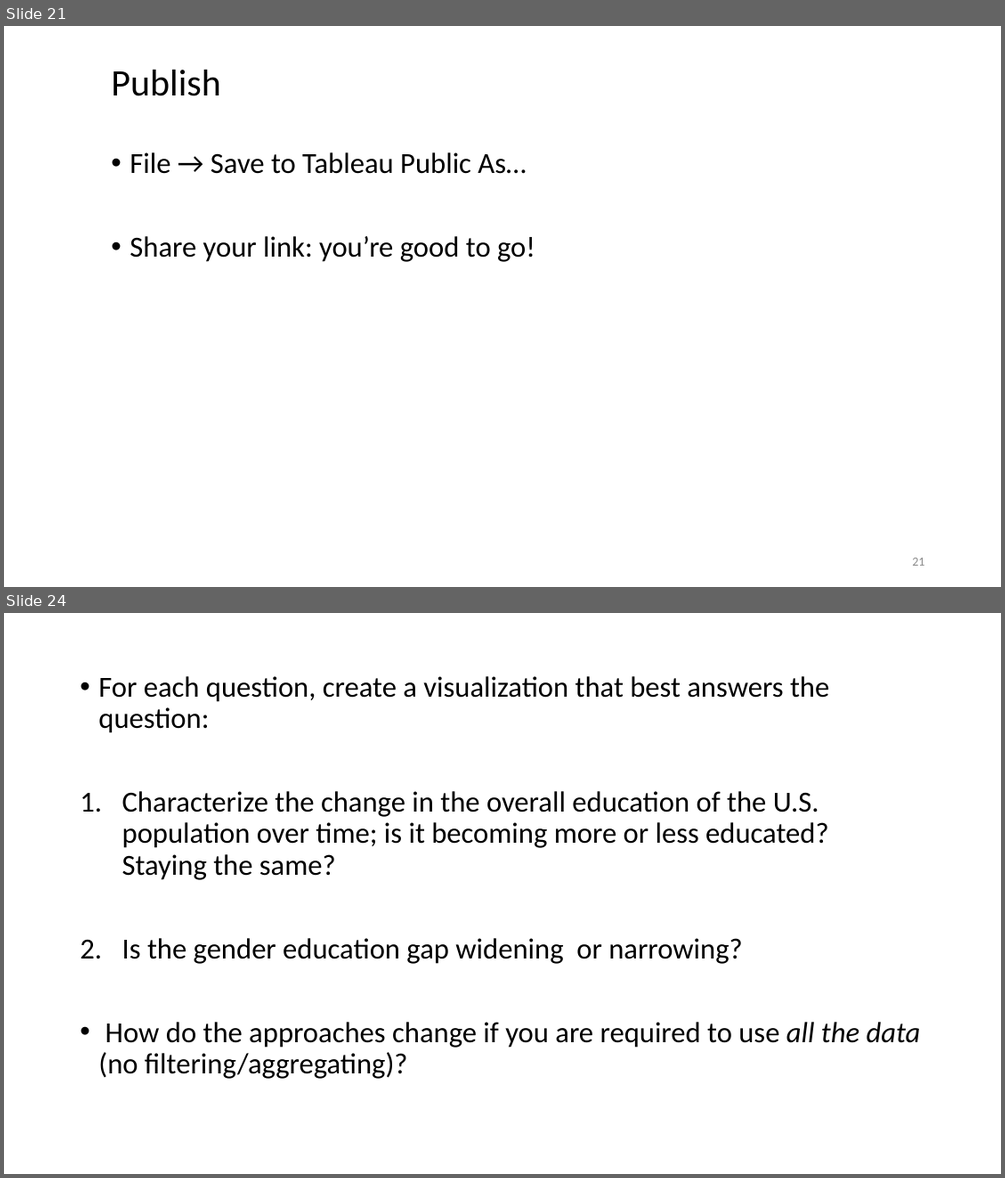
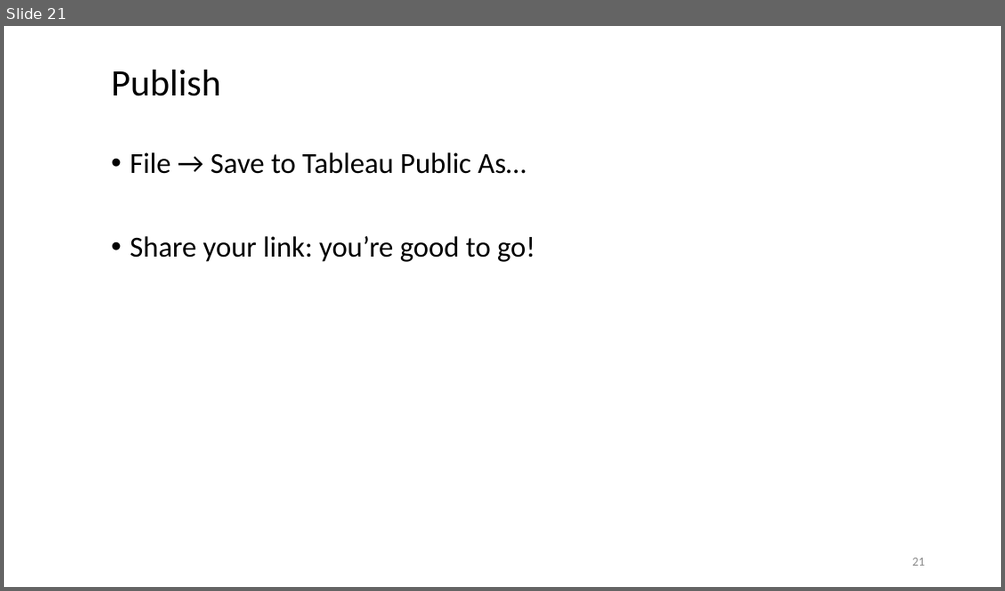
Before and after one commit to WSU-DataScience/SDSS19-dataviz-workshop, a slide deck: slides/Implementation in Tableau.pptx. Shown one above the other, each under a label of ours: slides 21 and 24 before the commit, slide 21 after it; the slides between them are not shown. The pictures are 1005x1178 and 1005x591 pixels, drawn with LibreOffice and Linux fonts; fonts in the diff are those of the drawing. Boxes give left, top, right and bottom in pixels: in the first picture for what was removed or moved away, otherwise in the second. Text is boxed around its words. In the diff, an @@ line names an element or a change of style, - is before the commit and + after.

Commit message:
added CDC data and data viz tasks and modified ppt

```diff
--- a/slides/Implementation in Tableau.pptx
+++ b/slides/Implementation in Tableau.pptx
@@ slide 24 removed at bbox=[4, 613, 1001, 1174], background #FFFFFF @@
@@ text removed at bbox=[98, 676, 921, 1078] @@
-• For each question, create a visualization that best answers the question:
-1. Characterize the change in the overall education of the U.S. population over time; is it becoming more or less educated? Staying the same?
-2. Is the gender education gap widening or narrowing?
-• How do the approaches change if you are required to use all the data (no filtering/aggregating)?
```
Also in this commit, not shown: 6 other slides removed, 5 other files.
